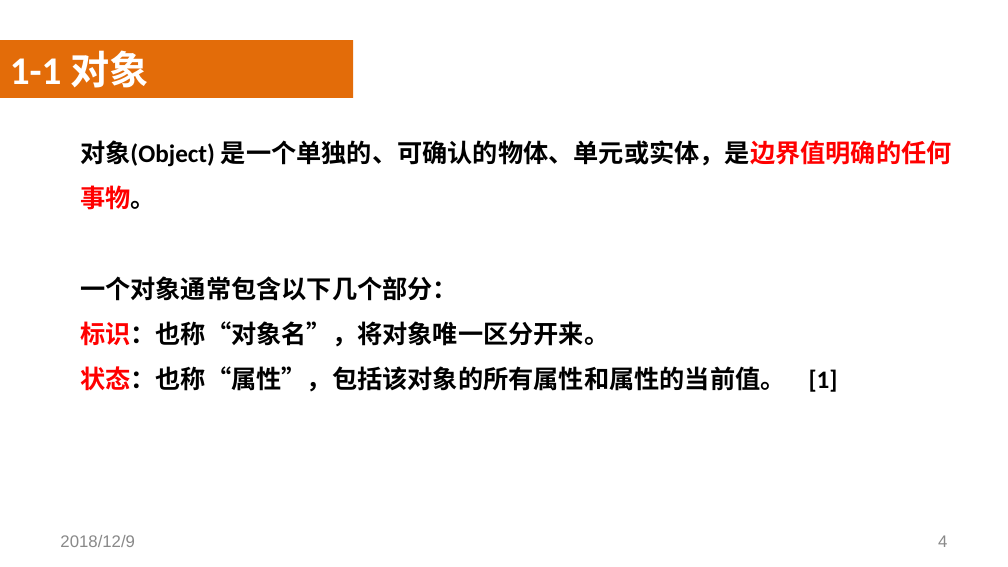
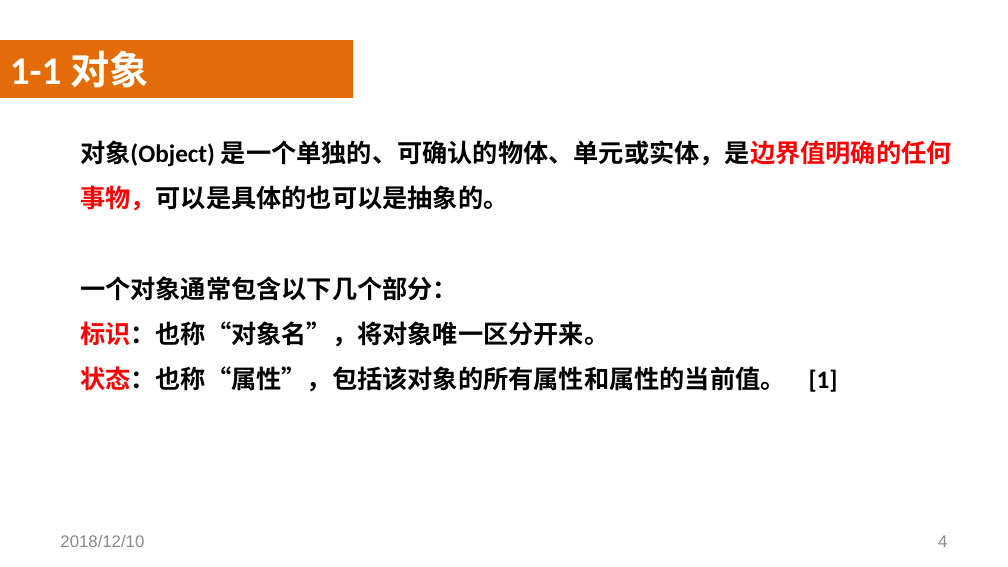
Before and after one commit to SoftwareRequirtmentsG02/Document, a slide deck: slide 4 of 案例教学系统/受控文档/分析设计/PPT/UML/PRD2018-G02-UML基础III.pptx. Drawn at 1008x567 pixels with LibreOffice and Linux fonts; fonts in the diff are those of the drawing; background and template pictures are left out. Boxes give left, top, right and bottom in pixels: in the first picture for what was removed or moved away, otherwise in the second. Text is boxed around its words. In the diff, an @@ line names an element or a change of style, - is before the commit and + after.

```diff
--- a/案例教学系统/受控文档/分析设计/PPT/UML/PRD2018-G02-UML基础III.pptx
+++ b/案例教学系统/受控文档/分析设计/PPT/UML/PRD2018-G02-UML基础III.pptx
@@ text at (x1=80, y1=140, x2=952, y2=211): text changed @@
-  对象(Object) 是一个单独的、可确认的物体、单元或实体，是边界值明确的任何事物。
+  对象(Object) 是一个单独的、可确认的物体、单元或实体，是边界值明确的任何事物，可以是具体的也可以是抽象的。
@@ text at (x1=60, y1=535, x2=144, y2=547): text changed @@
-2018/12/9
+2018/12/10
```
Also in this commit, not shown: 26 other slides changed, 10 slides added.
